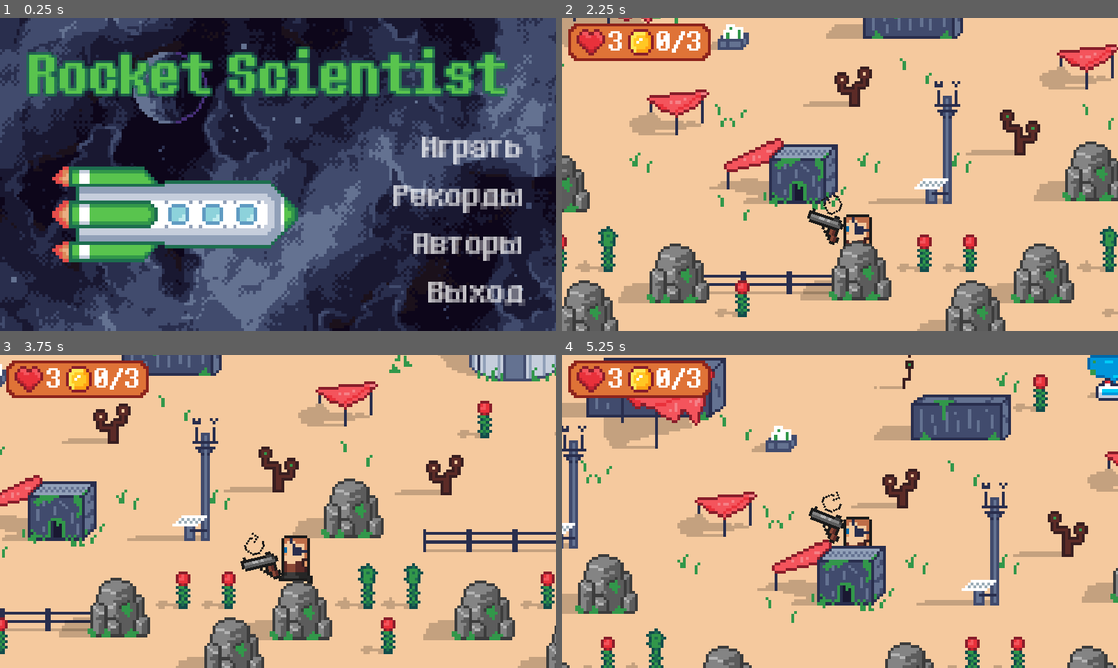
Above: before the commit, frames 1-4 (two rows, left to right).
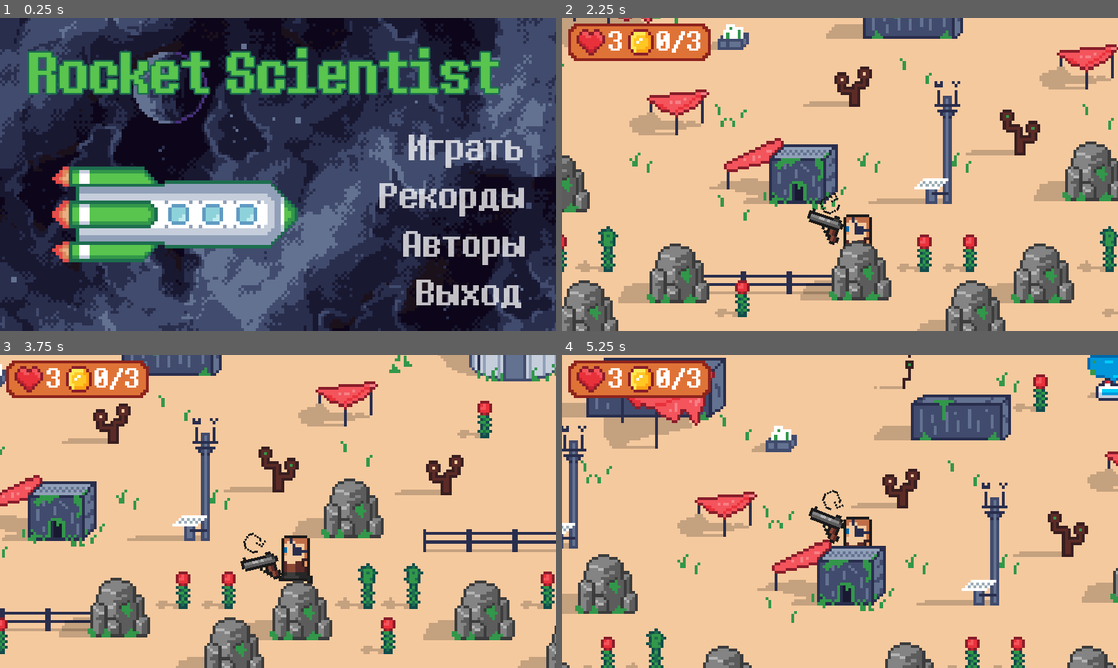
Above: after the commit, the same moments.

Repository: Sc222/rocket-scientist
Game: Godot game, scene res://MainMenu/MainMenu.tscn
Same seed, same stepped clock (60 frames per second), same inputs: the game is played once before the commit and once after it.
Inputs (mouse positions are in pixels of both pictures, inside the frame that each line leads up to):
- Up to frame 1 (0.25 s): no input
- Up to frame 2 (2.25 s): click "Играть" at 0.5 s; tap Enter at 1.25 s; move the mouse to (962, 158) at 1.27 s; hold D (player_right) 1.28-2.03 s; tap E (player_action) at 1.35 s; move the mouse to (728, 190) at 2.02 s; hold Down (player_down) from 2.03 s (still down); click (728, 190) at 2.1 s
- Up to frame 3 (3.75 s): move the mouse to (333, 442) at 2.77 s; release Down (player_down) at 2.78 s; hold D (player_right) 2.78-3.53 s; tap E (player_action) at 2.85 s; move the mouse to (250, 574) at 3.52 s; hold W (player_up) from 3.53 s (still down); click (250, 574) at 3.6 s
- Up to frame 4 (5.25 s): move the mouse to (1006, 558) at 4.27 s; release W (player_up) at 4.28 s; hold A (player_left) from 4.28 s (still down); tap E (player_action) at 4.35 s; move the mouse to (673, 464) at 5.02 s; click (673, 464) at 5.1 s

The runs differ from the first frame. In frame 1, 8.5% of the frame differs, in the area x 4-95%, y 9-93%; in frame 2, less than 0.1%; in frame 3, less than 0.1%; in frame 4, less than 0.1%.

Commit message:
stage resources - monster death

Diff:
--- a/MainMenu/MainMenu.tscn
+++ b/MainMenu/MainMenu.tscn
@@ -18,8 +18,8 @@
 } ]
 
 [sub_resource type="DynamicFont" id=2]
-size = 26
-outline_size = 1
+size = 104
+outline_size = 3
 outline_color = Color( 0.117647, 0.435294, 0.313726, 1 )
 font_data = ExtResource( 3 )
 
@@ -34,7 +34,7 @@
 [sub_resource type="StyleBoxEmpty" id=7]
 
 [sub_resource type="DynamicFont" id=8]
-size = 13
+size = 52
 extra_spacing_top = -4
 extra_spacing_bottom = -2
 font_data = ExtResource( 3 )
@@ -67,7 +67,6 @@
 margin_top = 45.0
 margin_right = 266.0
 margin_bottom = 73.0
-rect_scale = Vector2( 4, 4 )
 custom_fonts/font = SubResource( 2 )
 custom_colors/font_color = Color( 0.352941, 0.772549, 0.309804, 1 )
 text = "Rocket Scientist"
@@ -78,9 +77,9 @@
 [node name="Play" type="Button" parent="."]
 margin_left = 710.0
 margin_top = 200.0
-margin_right = 751.0
-margin_bottom = 214.0
-rect_scale = Vector2( 5, 5 )
+margin_right = 872.0
+margin_bottom = 249.0
+rect_scale = Vector2( 1.3, 1.3 )
 custom_styles/hover = SubResource( 3 )
 custom_styles/pressed = SubResource( 4 )
 custom_styles/focus = SubResource( 5 )
@@ -98,11 +97,11 @@
 }
 
 [node name="Leaderboards" type="Button" parent="."]
-margin_left = 660.0
+margin_left = 655.0
 margin_top = 285.0
-margin_right = 712.0
-margin_bottom = 299.0
-rect_scale = Vector2( 5, 5 )
+margin_right = 861.0
+margin_bottom = 334.0
+rect_scale = Vector2( 1.3, 1.3 )
 custom_styles/hover = SubResource( 3 )
 custom_styles/pressed = SubResource( 4 )
 custom_styles/focus = SubResource( 5 )
@@ -122,9 +121,9 @@
 [node name="Credits" type="Button" parent="."]
 margin_left = 700.0
 margin_top = 370.0
-margin_right = 744.0
-margin_bottom = 384.0
-rect_scale = Vector2( 5, 5 )
+margin_right = 873.0
+margin_bottom = 419.0
+rect_scale = Vector2( 1.3, 1.3 )
 custom_styles/hover = SubResource( 3 )
 custom_styles/pressed = SubResource( 4 )
 custom_styles/focus = SubResource( 5 )
@@ -146,7 +145,7 @@
 margin_top = 455.0
 margin_right = 768.0
 margin_bottom = 469.0
-rect_scale = Vector2( 5, 5 )
+rect_scale = Vector2( 1.3, 1.3 )
 custom_styles/hover = SubResource( 3 )
 custom_styles/pressed = SubResource( 4 )
 custom_styles/focus = SubResource( 5 )
--- a/StageResources/Bullet.gd
+++ b/StageResources/Bullet.gd
@@ -22,7 +22,6 @@
 	else:
 		queue_free()
 	#todo destructable map???
-	#    body.queue_free()
 
 
 func _on_Bullet_screen_exited():
--- a/StageResources/Bullet.tscn
+++ b/StageResources/Bullet.tscn
@@ -4,7 +4,7 @@
 [ext_resource path="res://StageResources/Bullet.gd" type="Script" id=2]
 
 [node name="Bullet" type="Area2D" groups=[
-"deadly",
+"monster_deadly",
 ]]
 script = ExtResource( 2 )
 
--- a/StageResources/Chest.tscn
+++ b/StageResources/Chest.tscn
@@ -64,8 +64,8 @@
 } ]
 
 [sub_resource type="CapsuleShape2D" id=5]
-radius = 13.0
-height = 8.0
+radius = 15.0
+height = 14.0001
 
 [node name="Chest" type="Node2D"]
 script = ExtResource( 4 )
--- a/StageResources/Monster.gd
+++ b/StageResources/Monster.gd
@@ -1,18 +1,21 @@
 extends KinematicBody2D
 
+signal die
 
 const HALF_WIDTH=6
 const HALF_COLLISION_HEIGHT=2
 const ATTACK_DISTANCE = 25
 const DIR_LEFT = "l"
 const DIR_RIGHT="r"
-const START_HP = 3
+const START_HP = 2
 const COINS_TO_COLLECT = 3
-const RELOAD_TIME = 0.4 #sec
+const RELOAD_TIME = 0.6 #sec
 var is_visible = false
+var is_vulnerable = true # monster is invulnerable while hit animation is playing
 var player = null
 var navigation = null
-var speed = 3.3
+var hp = START_HP
+var speed = 2.5
 var reload = 0.0
 var direction=DIR_RIGHT
 
@@ -26,7 +29,11 @@
 	speed = speed + randi()%3*0.1
 
 
+
 func _physics_process(delta):
+	if hp<=0: #break if dead
+		return
+
 	reload(delta)
 	var movement = Vector2.ZERO
 	if is_visible:
@@ -64,7 +71,7 @@
 
 func attack():
 	reload = RELOAD_TIME
-	$AnimationPlayer.play("attack_"+direction)
+	$DaggerAnimationPlayer.play("attack_"+direction)
 
 
 func rotate_knife(player_pos):
@@ -74,9 +81,13 @@
 	var dir = direction
 	if angle>-PI/2 and angle<PI/2:
 		$Dagger/Sprite.set_flip_v(false)
+		$HitArea/HitPolygon.scale.x=1
+		$HitArea/HitPolygon.position.x=0
 		dir = DIR_RIGHT
 	else:
 		$Dagger/Sprite.set_flip_v(true)
+		$HitArea/HitPolygon.scale.x=-1
+		$HitArea/HitPolygon.position.x=13
 		dir=DIR_LEFT
 	$Dagger.look_at(player_pos)
 	return dir
@@ -93,6 +104,47 @@
 		$Sprite.play("idle")
 
 
+func hit():
+	if is_vulnerable:
+		is_vulnerable = false
+		hp-=1
+		print("monster hp",hp)
+		if hp == 0:
+			die()
+		else:
+			$AnimationPlayer.seek(0)
+			$AnimationPlayer.play("hit")
+
+
+func die():
+	print("monster die")
+	$Dagger.visible=false
+	$DaggerAnimationPlayer.stop()
+	$Dagger/DaggerHitbox.set_disabled(true)
+	$Sprite.play("die") #queue free dagger on animation end
+	emit_signal("die")
+
+
+func _on_Sprite_animation_finished():
+	if $Sprite.animation=="die":
+		queue_free()
+
+func _on_AnimationPlayer_animation_finished(anim_name):
+	if anim_name == "hit":
+		is_vulnerable = true
+
+
+func _on_HitArea_area_entered(area):
+	if hp<=0: #break if dead
+		return
+
+	if area.is_in_group("monster_deadly"):
+		print("vulnerability: ",is_vulnerable)
+		hit()
+		area.queue_free()
+		print("hit monster")
+
+
 func _on_screen_entered():
 	is_visible = true
 
--- a/StageResources/Monster.tscn
+++ b/StageResources/Monster.tscn
@@ -11,7 +11,12 @@
 [ext_resource path="res://assets/stage_resources/monster/monster_run_2.png" type="Texture" id=9]
 [ext_resource path="res://assets/stage_resources/monster/monster_idle_2.png" type="Texture" id=10]
 [ext_resource path="res://assets/stage_resources/monster/monster_run_1.png" type="Texture" id=11]
+[ext_resource path="res://assets/stage_resources/monster/monster_die_4.png" type="Texture" id=12]
+[ext_resource path="res://assets/stage_resources/monster/monster_die_5.png" type="Texture" id=13]
+[ext_resource path="res://assets/stage_resources/monster/monster_die_1.png" type="Texture" id=14]
+[ext_resource path="res://assets/stage_resources/monster/monster_die_3.png" type="Texture" id=15]
 [ext_resource path="res://assets/stage_resources/monster/dagger.png" type="Texture" id=16]
+[ext_resource path="res://assets/stage_resources/monster/monster_die_2.png" type="Texture" id=17]
 
 [sub_resource type="SpriteFrames" id=1]
 animations = [ {
@@ -20,13 +25,50 @@
 "name": "idle",
 "speed": 2.5
 }, {
+"frames": [ ExtResource( 14 ), ExtResource( 17 ), ExtResource( 15 ), ExtResource( 12 ), ExtResource( 13 ) ],
+"loop": false,
+"name": "die",
+"speed": 13.0
+}, {
 "frames": [ ExtResource( 11 ), ExtResource( 9 ), ExtResource( 4 ), ExtResource( 1 ) ],
 "loop": true,
 "name": "run",
 "speed": 7.0
 } ]
 
-[sub_resource type="Animation" id=2]
+[sub_resource type="Animation" id=4]
+resource_name = "default"
+length = 0.001
+tracks/0/type = "value"
+tracks/0/path = NodePath("Sprite:modulate")
+tracks/0/interp = 1
+tracks/0/loop_wrap = true
+tracks/0/imported = false
+tracks/0/enabled = true
+tracks/0/keys = {
+"times": PoolRealArray( 0 ),
+"transitions": PoolRealArray( 1 ),
+"update": 0,
+"values": [ Color( 1, 1, 1, 1 ) ]
+}
+
+[sub_resource type="Animation" id=5]
+length = 0.5
+step = 0.05
+tracks/0/type = "value"
+tracks/0/path = NodePath("Sprite:modulate")
+tracks/0/interp = 1
+tracks/0/loop_wrap = true
+tracks/0/imported = false
+tracks/0/enabled = true
+tracks/0/keys = {
+"times": PoolRealArray( 0, 0.1, 0.2, 0.3, 0.4, 0.5 ),
+"transitions": PoolRealArray( 1, 1, 1, 1, 1, 1 ),
+"update": 0,
+"values": [ Color( 0.917647, 0.196078, 0.235294, 1 ), Color( 1, 1, 1, 1 ), Color( 0.917647, 0.196078, 0.235294, 1 ), Color( 1, 1, 1, 1 ), Color( 0.917647, 0.196078, 0.235294, 1 ), Color( 1, 1, 1, 1 ) ]
+}
+
+[sub_resource type="Animation" id=7]
 resource_name = "attack_l"
 length = 0.28
 step = 0.04
@@ -156,25 +198,9 @@
 "values": [ Vector2( 1, 1 ) ]
 }
 
-[sub_resource type="Animation" id=4]
+[sub_resource type="Animation" id=9]
 resource_name = "default"
 length = 0.001
-
-[sub_resource type="Animation" id=5]
-length = 0.5
-step = 0.05
-tracks/0/type = "value"
-tracks/0/path = NodePath("Sprite:modulate")
-tracks/0/interp = 1
-tracks/0/loop_wrap = true
-tracks/0/imported = false
-tracks/0/enabled = true
-tracks/0/keys = {
-"times": PoolRealArray( 0, 0.1, 0.2, 0.3, 0.4, 0.5 ),
-"transitions": PoolRealArray( 1, 1, 1, 1, 1, 1 ),
-"update": 0,
-"values": [ Color( 0.917647, 0.196078, 0.235294, 1 ), Color( 1, 1, 1, 1 ), Color( 0.917647, 0.196078, 0.235294, 1 ), Color( 1, 1, 1, 1 ), Color( 0.917647, 0.196078, 0.235294, 1 ), Color( 1, 1, 1, 1 ) ]
-}
 
 [sub_resource type="SpriteFrames" id=6]
 animations = [ {
@@ -201,10 +227,15 @@
 centered = false
 
 [node name="AnimationPlayer" type="AnimationPlayer" parent="."]
-anims/attack_l = SubResource( 2 )
-anims/attack_r = SubResource( 3 )
+autoplay = "default"
 anims/default = SubResource( 4 )
 anims/hit = SubResource( 5 )
+
+[node name="DaggerAnimationPlayer" type="AnimationPlayer" parent="."]
+autoplay = "default"
+anims/attack_l = SubResource( 7 )
+anims/attack_r = SubResource( 8 )
+anims/default = SubResource( 9 )
 
 [node name="Dagger" type="Area2D" parent="." groups=[
 "deadly",
@@ -215,16 +246,15 @@
 position = Vector2( 15.5, 2.86102e-06 )
 frames = SubResource( 6 )
 animation = "attack"
-frame = 6
 
 [node name="RayCast" type="RayCast2D" parent="Dagger"]
 position = Vector2( 0.5, 0 )
 cast_to = Vector2( 23, 0 )
 
 [node name="DaggerHitbox" type="CollisionPolygon2D" parent="Dagger"]
-position = Vector2( -6.5, 8 )
+position = Vector2( -6.5, -8 )
+scale = Vector2( 1, -1 )
 polygon = PoolVector2Array( 14, -10, 26, -10, 27, -9, 27, -8, 25, -6, 14, -6 )
-disabled = true
 
 [node name="CollisionPolygon" type="CollisionPolygon2D" parent="."]
 position = Vector2( -1, -19 )
@@ -233,5 +263,15 @@
 [node name="VisibilityNotifier2D" type="VisibilityNotifier2D" parent="."]
 position = Vector2( 6.5, -8 )
 rect = Rect2( -20.5, -21, 41, 42 )
+
+[node name="HitArea" type="Area2D" parent="."]
+
+[node name="HitPolygon" type="CollisionPolygon2D" parent="HitArea"]
+visible = false
+polygon = PoolVector2Array( 3, -16, 11, -16, 11, -15, 12, -15, 12, -9, 11, -3, 3, -3 )
+[connection signal="animation_finished" from="Sprite" to="." method="_on_Sprite_animation_finished"]
+[connection signal="animation_finished" from="AnimationPlayer" to="." method="_on_AnimationPlayer_animation_finished"]
+[connection signal="animation_finished" from="DaggerAnimationPlayer" to="." method="_on_AnimationPlayer_animation_finished"]
 [connection signal="screen_entered" from="VisibilityNotifier2D" to="." method="_on_screen_entered"]
 [connection signal="screen_exited" from="VisibilityNotifier2D" to="." method="_on_screen_exited"]
+[connection signal="area_entered" from="HitArea" to="." method="_on_HitArea_area_entered"]
--- a/StageResources/Player.gd
+++ b/StageResources/Player.gd
@@ -13,7 +13,7 @@
 const DIR_RIGHT="r"
 const START_HP = 3
 const COINS_TO_COLLECT = 3
-const RELOAD_TIME = 0.4 #sec
+const RELOAD_TIME = 0.5 #sec
 var reload = 0.0
 var direction=DIR_RIGHT
 var hp = START_HP
@@ -101,6 +101,7 @@
 
 
 func _on_AnimationPlayer_animation_finished(anim_name):
+	if anim_name == "hit":
 		is_vulnerable = true
 
 
--- a/StageResources/Player.tscn
+++ b/StageResources/Player.tscn
@@ -31,7 +31,19 @@
 
 [sub_resource type="Animation" id=2]
 resource_name = "default"
-length = 0.1
+length = 0.001
+tracks/0/type = "value"
+tracks/0/path = NodePath("Sprite:modulate")
+tracks/0/interp = 1
+tracks/0/loop_wrap = true
+tracks/0/imported = false
+tracks/0/enabled = true
+tracks/0/keys = {
+"times": PoolRealArray( 0 ),
+"transitions": PoolRealArray( 1 ),
+"update": 0,
+"values": [ Color( 1, 1, 1, 1 ) ]
+}
 
 [sub_resource type="Animation" id=3]
 length = 0.5
@@ -77,13 +89,15 @@
 script = ExtResource( 7 )
 
 [node name="Sprite" type="AnimatedSprite" parent="."]
+modulate = Color( 0.917647, 0.196078, 0.235294, 1 )
 position = Vector2( 0, -19 )
 frames = SubResource( 1 )
-animation = "idle"
-frame = 1
+animation = "run"
+frame = 3
 centered = false
 
 [node name="AnimationPlayer" type="AnimationPlayer" parent="."]
+autoplay = "default"
 anims/default = SubResource( 2 )
 anims/hit = SubResource( 3 )
 
@@ -100,6 +114,7 @@
 position = Vector2( 13.5, -9 )
 scale = Vector2( 0.7, 0.7 )
 frames = SubResource( 5 )
+frame = 2
 playing = true
 
 [node name="BulletSpawner" type="Position2D" parent="Pistol"]
--- a/StageResources/StageResouces.gd
+++ b/StageResources/StageResouces.gd
@@ -125,8 +125,11 @@
 	monsters_on_map+=1
 	monster.global_position.x=spawner.global_position.x/5
 	monster.global_position.y=spawner.global_position.y/5
+	monster.connect("die",self,"_on_Monster_die")
 	$Map/Monsters.add_child(monster)
 
+func _on_Monster_die():
+	monsters_on_map-=1
 
 func get_visible_monster_spawners():
 	var spawners = $Map/MonsterPositions.get_children()
--- a/StageResources/StageResouces.tscn
+++ b/StageResources/StageResouces.tscn
@@ -101,29 +101,32 @@
 
 [node name="Player" parent="Map" instance=ExtResource( 3 )]
 
-[node name="ReloadIndicator" parent="Map/Player/Pistol" index="1"]
-frame = 1
-
 [node name="PlayerPositions" type="Node2D" parent="Map"]
 
 [node name="Position1" type="Position2D" parent="Map/PlayerPositions"]
-position = Vector2( 65, 130 )
+position = Vector2( 63, 128 )
 
 [node name="Position2" type="Position2D" parent="Map/PlayerPositions"]
-position = Vector2( 407, 149 )
+position = Vector2( 407, 135 )
 
 [node name="Position3" type="Position2D" parent="Map/PlayerPositions"]
 position = Vector2( 671, 173 )
 
 [node name="Position4" type="Position2D" parent="Map/PlayerPositions"]
-position = Vector2( 918, 123 )
+position = Vector2( 923, 108 )
 
 [node name="MonsterPositions" type="Node2D" parent="Map"]
 
 [node name="MonsterPos1" type="Position2D" parent="Map/MonsterPositions"]
-position = Vector2( 42, 157 )
+position = Vector2( 14, 121 )
 
 [node name="VisibilityNotifier" type="VisibilityNotifier2D" parent="Map/MonsterPositions/MonsterPos1"]
+rect = Rect2( -5, -5, 10, 10 )
+
+[node name="MonsterPos26" type="Position2D" parent="Map/MonsterPositions"]
+position = Vector2( 89, 171 )
+
+[node name="VisibilityNotifier" type="VisibilityNotifier2D" parent="Map/MonsterPositions/MonsterPos26"]
 rect = Rect2( -5, -5, 10, 10 )
 
 [node name="MonsterPos2" type="Position2D" parent="Map/MonsterPositions"]
@@ -133,13 +136,13 @@
 rect = Rect2( -5, -5, 10, 10 )
 
 [node name="MonsterPos3" type="Position2D" parent="Map/MonsterPositions"]
-position = Vector2( 128, 171 )
+position = Vector2( 139, 182 )
 
 [node name="VisibilityNotifier" type="VisibilityNotifier2D" parent="Map/MonsterPositions/MonsterPos3"]
 rect = Rect2( -5, -5, 10, 10 )
 
 [node name="MonsterPos4" type="Position2D" parent="Map/MonsterPositions"]
-position = Vector2( 228, 107 )
+position = Vector2( 217, 117 )
 
 [node name="VisibilityNotifier" type="VisibilityNotifier2D" parent="Map/MonsterPositions/MonsterPos4"]
 rect = Rect2( -5, -5, 10, 10 )
@@ -151,19 +154,19 @@
 rect = Rect2( -5, -5, 10, 10 )
 
 [node name="MonsterPos6" type="Position2D" parent="Map/MonsterPositions"]
-position = Vector2( 321, 119 )
+position = Vector2( 336, 103 )
 
 [node name="VisibilityNotifier" type="VisibilityNotifier2D" parent="Map/MonsterPositions/MonsterPos6"]
 rect = Rect2( -5, -5, 10, 10 )
 
 [node name="MonsterPos7" type="Position2D" parent="Map/MonsterPositions"]
-position = Vector2( 280, 166 )
+position = Vector2( 303, 180 )
 
 [node name="VisibilityNotifier" type="VisibilityNotifier2D" parent="Map/MonsterPositions/MonsterPos7"]
 rect = Rect2( -5, -5, 10, 10 )
 
 [node name="MonsterPos8" type="Position2D" parent="Map/MonsterPositions"]
-position = Vector2( 399, 179 )
+position = Vector2( 406, 160 )
 
 [node name="VisibilityNotifier" type="VisibilityNotifier2D" parent="Map/MonsterPositions/MonsterPos8"]
 rect = Rect2( -5, -5, 10, 10 )
@@ -175,7 +178,7 @@
 rect = Rect2( -5, -5, 10, 10 )
 
 [node name="MonsterPos10" type="Position2D" parent="Map/MonsterPositions"]
-position = Vector2( 445, 116 )
+position = Vector2( 450, 123 )
 
 [node name="VisibilityNotifier" type="VisibilityNotifier2D" parent="Map/MonsterPositions/MonsterPos10"]
 rect = Rect2( -5, -5, 10, 10 )
@@ -205,7 +208,7 @@
 rect = Rect2( -5, -5, 10, 10 )
 
 [node name="MonsterPos15" type="Position2D" parent="Map/MonsterPositions"]
-position = Vector2( 608, 169 )
+position = Vector2( 642, 180 )
 
 [node name="VisibilityNotifier" type="VisibilityNotifier2D" parent="Map/MonsterPositions/MonsterPos15"]
 rect = Rect2( -5, -5, 10, 10 )
@@ -217,7 +220,7 @@
 rect = Rect2( -5, -5, 10, 10 )
 
 [node name="MonsterPos17" type="Position2D" parent="Map/MonsterPositions"]
-position = Vector2( 710, 129 )
+position = Vector2( 707, 137 )
 
 [node name="VisibilityNotifier" type="VisibilityNotifier2D" parent="Map/MonsterPositions/MonsterPos17"]
 rect = Rect2( -5, -5, 10, 10 )
@@ -253,9 +256,10 @@
 rect = Rect2( -5, -5, 10, 10 )
 
 [node name="MonsterPos23" type="Position2D" parent="Map/MonsterPositions"]
-position = Vector2( 882, 142 )
+position = Vector2( 937, 139 )
 
 [node name="VisibilityNotifier" type="VisibilityNotifier2D" parent="Map/MonsterPositions/MonsterPos23"]
+position = Vector2( 6.10352e-05, 0 )
 rect = Rect2( -5, -5, 10, 10 )
 
 [node name="MonsterPos24" type="Position2D" parent="Map/MonsterPositions"]
@@ -265,157 +269,121 @@
 rect = Rect2( -5, -5, 10, 10 )
 
 [node name="MonsterPos25" type="Position2D" parent="Map/MonsterPositions"]
-position = Vector2( 957, 127 )
+position = Vector2( 1001, 120 )
 
 [node name="VisibilityNotifier" type="VisibilityNotifier2D" parent="Map/MonsterPositions/MonsterPos25"]
 rect = Rect2( -5, -5, 10, 10 )
 
 [node name="ChestPositions" type="Node2D" parent="Map"]
-scale = Vector2( 1, 1 )
 
 [node name="Position1" type="Position2D" parent="Map/ChestPositions"]
 position = Vector2( 243, 95 )
-scale = Vector2( 1, 1 )
 
 [node name="Position2" type="Position2D" parent="Map/ChestPositions"]
 position = Vector2( 871, 162 )
-scale = Vector2( 1, 1 )
 
 [node name="Position3" type="Position2D" parent="Map/ChestPositions"]
-position = Vector2( 720, 100 )
-scale = Vector2( 1, 1 )
+position = Vector2( 721, 99 )
 
 [node name="Position4" type="Position2D" parent="Map/ChestPositions"]
 position = Vector2( 751, 181 )
-scale = Vector2( 1, 1 )
 
 [node name="Position5" type="Position2D" parent="Map/ChestPositions"]
-position = Vector2( 592, 186 )
-scale = Vector2( 1, 1 )
+position = Vector2( 583, 187 )
 
 [node name="Position6" type="Position2D" parent="Map/ChestPositions"]
 position = Vector2( 362, 178 )
-scale = Vector2( 1, 1 )
 
 [node name="Position7" type="Position2D" parent="Map/ChestPositions"]
-position = Vector2( 48, 180 )
-scale = Vector2( 1, 1 )
+position = Vector2( 48, 177 )
 
 [node name="Position8" type="Position2D" parent="Map/ChestPositions"]
-position = Vector2( 304, 141 )
-scale = Vector2( 1, 1 )
+position = Vector2( 304, 132 )
 
 [node name="Position9" type="Position2D" parent="Map/ChestPositions"]
-position = Vector2( 432, 98 )
-scale = Vector2( 1, 1 )
+position = Vector2( 432, 94 )
 
 [node name="Position10" type="Position2D" parent="Map/ChestPositions"]
 position = Vector2( 959, 91 )
-scale = Vector2( 1, 1 )
 
 [node name="Chests" type="YSort" parent="Map"]
 
 [node name="ManualNavPolygon" type="YSort" parent="Map"]
-scale = Vector2( 1, 1 )
 
 [node name="Rock21" parent="Map/ManualNavPolygon" instance=ExtResource( 5 )]
 position = Vector2( 1008, 171 )
-scale = Vector2( 1, 1 )
 
 [node name="Rock27" parent="Map/ManualNavPolygon" instance=ExtResource( 5 )]
 position = Vector2( 896, 216 )
-scale = Vector2( 1, 1 )
 
 [node name="Rock26" parent="Map/ManualNavPolygon" instance=ExtResource( 5 )]
 position = Vector2( 776, 216 )
-scale = Vector2( 1, 1 )
 
 [node name="Rock25" parent="Map/ManualNavPolygon" instance=ExtResource( 5 )]
 position = Vector2( 640, 216 )
-scale = Vector2( 1, 1 )
 
 [node name="Rock23" parent="Map/ManualNavPolygon" instance=ExtResource( 5 )]
 position = Vector2( 515, 216 )
-scale = Vector2( 1, 1 )
 
 [node name="TreeMedGreen2" parent="Map/ManualNavPolygon" instance=ExtResource( 13 )]
 position = Vector2( 480, 216 )
-scale = Vector2( 1, 1 )
 
 [node name="Rock24" parent="Map/ManualNavPolygon" instance=ExtResource( 5 )]
 position = Vector2( 439, 218 )
-scale = Vector2( 1, 1 )
 
 [node name="TreeMed6" parent="Map/ManualNavPolygon" instance=ExtResource( 11 )]
 position = Vector2( 386, 216 )
-scale = Vector2( 1, 1 )
 
 [node name="TreeLarge7" parent="Map/ManualNavPolygon" instance=ExtResource( 14 )]
 position = Vector2( 360, 224 )
-scale = Vector2( 1, 1 )
 
 [node name="TreeMed7" parent="Map/ManualNavPolygon" instance=ExtResource( 11 )]
 position = Vector2( 295, 216 )
-scale = Vector2( 1, 1 )
 
 [node name="Rock29" parent="Map/ManualNavPolygon" instance=ExtResource( 5 )]
 position = Vector2( 137, 216 )
-scale = Vector2( 1, 1 )
 
 [node name="TreeLarge8" parent="Map/ManualNavPolygon" instance=ExtResource( 14 )]
 position = Vector2( 264, 224 )
-scale = Vector2( 1, 1 )
 
 [node name="Rock11" parent="Map/ManualNavPolygon" instance=ExtResource( 5 )]
 position = Vector2( 544, 202 )
 
 [node name="Fence4" parent="Map/ManualNavPolygon" instance=ExtResource( 30 )]
 position = Vector2( 564, 200 )
-scale = Vector2( 1, 1 )
 
 [node name="Fence5" parent="Map/ManualNavPolygon" instance=ExtResource( 30 )]
 position = Vector2( 580, 200 )
-scale = Vector2( 1, 1 )
 
 [node name="Fence6" parent="Map/ManualNavPolygon" instance=ExtResource( 30 )]
 position = Vector2( 596, 200 )
-scale = Vector2( 1, 1 )
 
 [node name="Rock12" parent="Map/ManualNavPolygon" instance=ExtResource( 5 )]
 position = Vector2( 608, 203 )
-scale = Vector2( 1, 1 )
 
 [node name="Rock14" parent="Map/ManualNavPolygon" instance=ExtResource( 5 )]
 position = Vector2( 672, 203 )
-scale = Vector2( 1, 1 )
 
 [node name="Fence7" parent="Map/ManualNavPolygon" instance=ExtResource( 30 )]
 position = Vector2( 692, 200 )
-scale = Vector2( 1, 1 )
 
 [node name="Fence8" parent="Map/ManualNavPolygon" instance=ExtResource( 30 )]
 position = Vector2( 708, 200 )
-scale = Vector2( 1, 1 )
 
 [node name="Fence9" parent="Map/ManualNavPolygon" instance=ExtResource( 30 )]
 position = Vector2( 724, 200 )
-scale = Vector2( 1, 1 )
 
 [node name="Rock15" parent="Map/ManualNavPolygon" instance=ExtResource( 5 )]
 position = Vector2( 736, 202 )
-scale = Vector2( 1, 1 )
 
 [node name="Fence1" parent="Map/ManualNavPolygon" instance=ExtResource( 30 )]
 position = Vector2( 856, 172 )
-scale = Vector2( 1, 1 )
 
 [node name="Fence2" parent="Map/ManualNavPolygon" instance=ExtResource( 30 )]
 position = Vector2( 872, 172 )
-scale = Vector2( 1, 1 )
 
 [node name="Fence3" parent="Map/ManualNavPolygon" instance=ExtResource( 30 )]
 position = Vector2( 888, 172 )
-scale = Vector2( 1, 1 )
 
 [node name="Rocks" type="YSort" parent="Map"]
 
@@ -570,7 +538,7 @@
 [node name="Cactuses" type="YSort" parent="Map/Plants"]
 
 [node name="Cactus1" parent="Map/Plants/Cactuses" instance=ExtResource( 9 )]
-position = Vector2( 98, 172 )
+position = Vector2( 102, 190 )
 
 [node name="Cactus2" parent="Map/Plants/Cactuses" instance=ExtResource( 9 )]
 position = Vector2( 280, 208 )
@@ -735,7 +703,7 @@
 position = Vector2( 694, 114 )
 
 [node name="Box5" parent="Map/Buildings/Boxes" instance=ExtResource( 29 )]
-position = Vector2( 902, 131 )
+position = Vector2( 903, 127 )
 
 [node name="Box6" parent="Map/Buildings/Boxes" instance=ExtResource( 29 )]
 position = Vector2( 956, 112 )
@@ -808,6 +776,7 @@
 width = 2.0
 
 [node name="Navigation2D" type="Navigation2D" parent="."]
+visible = false
 script = ExtResource( 33 )
 
 [node name="NavigationPolygon" type="NavigationPolygonInstance" parent="Navigation2D"]
@@ -849,7 +818,7 @@
 }
 
 [node name="MonsterSpawnTimer" type="Timer" parent="."]
-wait_time = 2.0
+wait_time = 3.0
 autostart = true
 [connection signal="change_hp" from="Map/Player" to="." method="_on_Player_change_hp"]
 [connection signal="die" from="Map/Player" to="." method="_on_Player_die"]
Not shown: 2 places in StageResources/Monster.tscn that only renumber resources
Binary file added: assets/stage_resources/monster/monster_die_1.png
Not shown, added: assets/stage_resources/monster/monster_die_1.png.import
Binary file added: assets/stage_resources/monster/monster_die_2.png
Not shown, added: assets/stage_resources/monster/monster_die_2.png.import
Binary file added: assets/stage_resources/monster/monster_die_3.png
Not shown, added: assets/stage_resources/monster/monster_die_3.png.import
Binary file added: assets/stage_resources/monster/monster_die_4.png
Not shown, added: assets/stage_resources/monster/monster_die_4.png.import
Binary file added: assets/stage_resources/monster/monster_die_5.png
Not shown, added: assets/stage_resources/monster/monster_die_5.png.import
